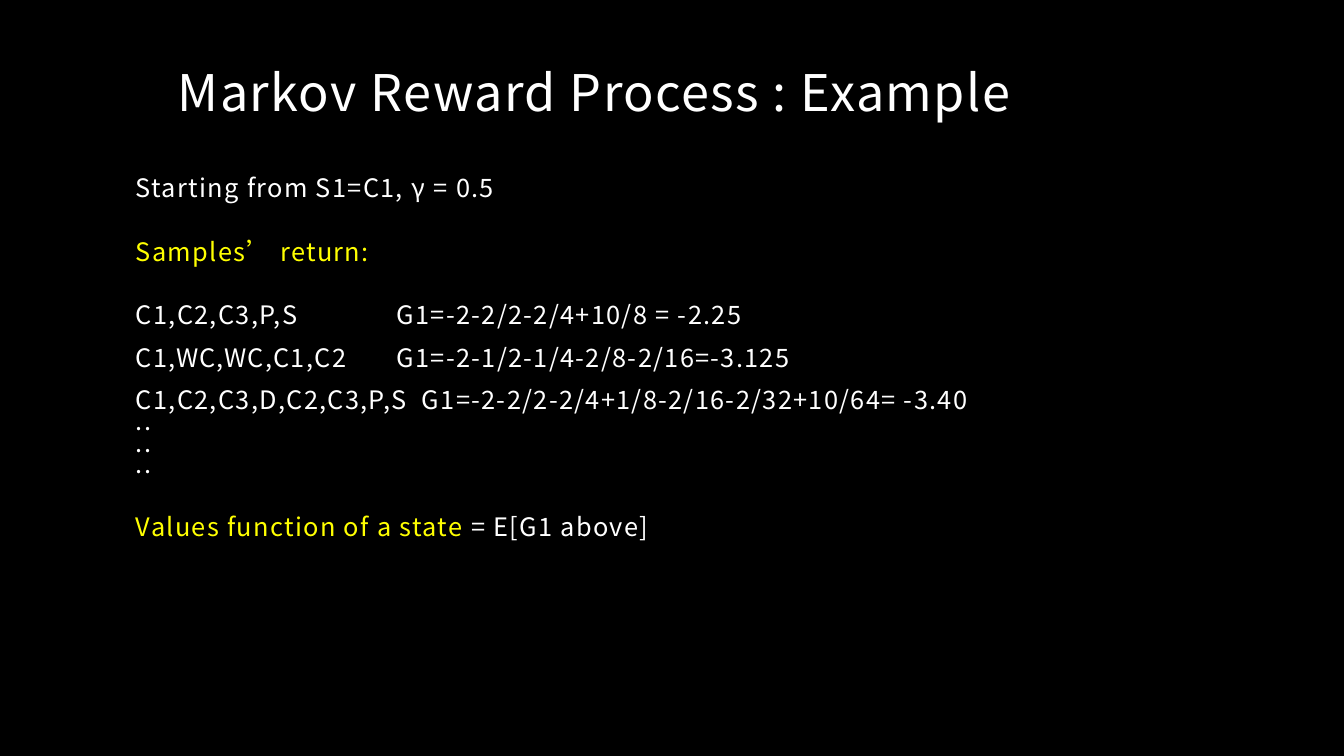
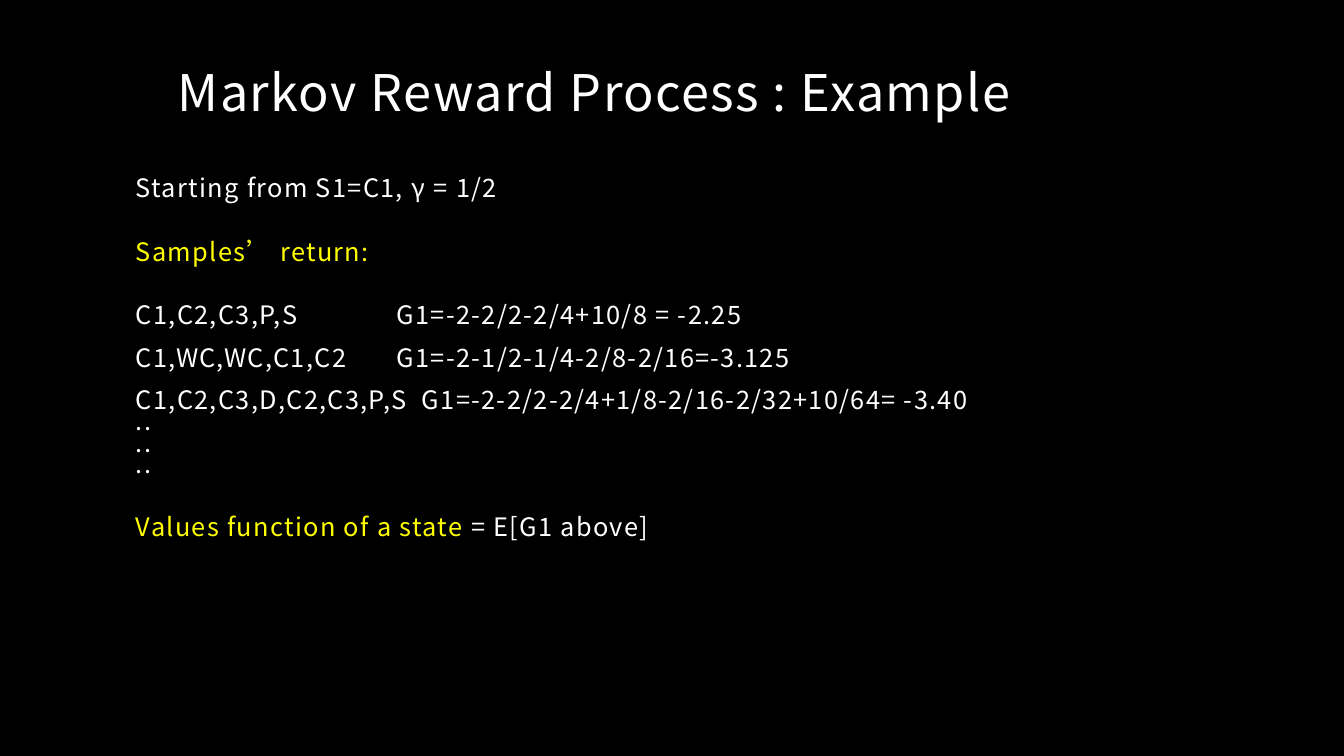
Before and after one commit to MacgyverLin/VintageComputer, a slide deck: slide 15 of Speech/Reinforcement Learning 2.pptx. Drawn at 1344x756 pixels with LibreOffice and Linux fonts; fonts in the diff are those of the drawing; background and template pictures are left out. Boxes give left, top, right and bottom in pixels: in the first picture for what was removed or moved away, otherwise in the second. Text is boxed around its words. In the diff, an @@ line names an element or a change of style, - is before the commit and + after.

```diff
--- a/Speech/Reinforcement Learning 2.pptx
+++ b/Speech/Reinforcement Learning 2.pptx
@@ text at bbox=[136, 176, 497, 204]: text changed @@
-Starting from S1=C1, γ = 0.5
+Starting from S1=C1, γ = 1/2
```
Also in this commit, not shown: 13 other slides changed, 7 slides added.
